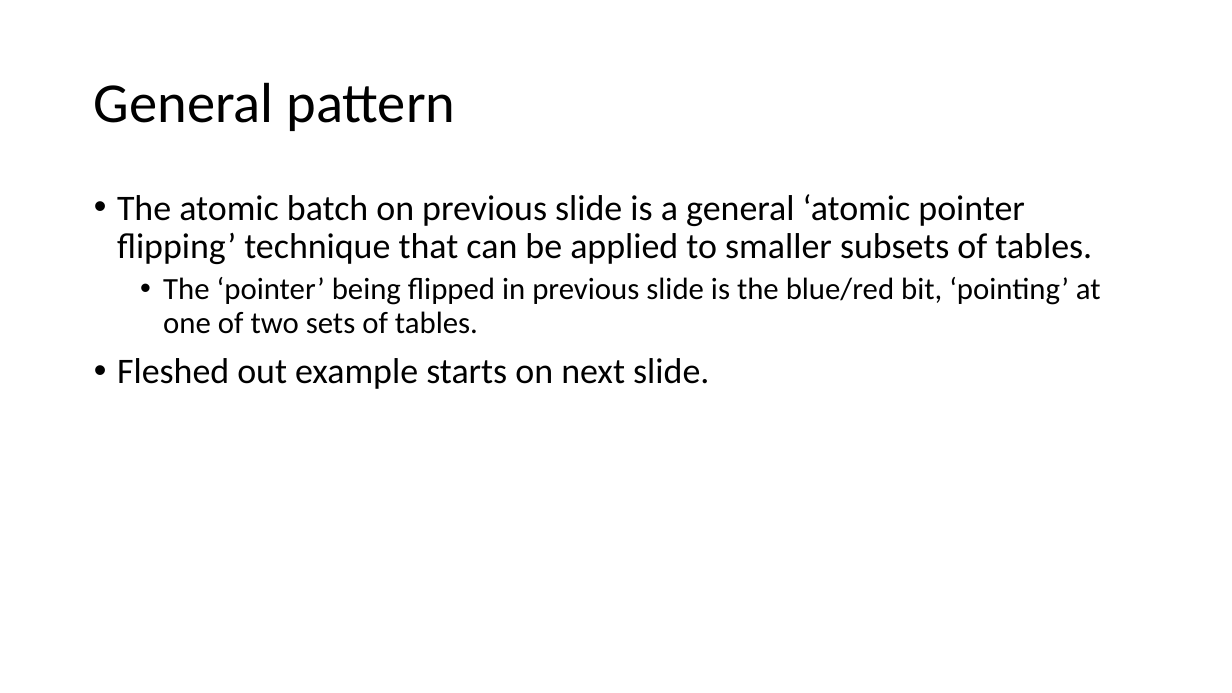
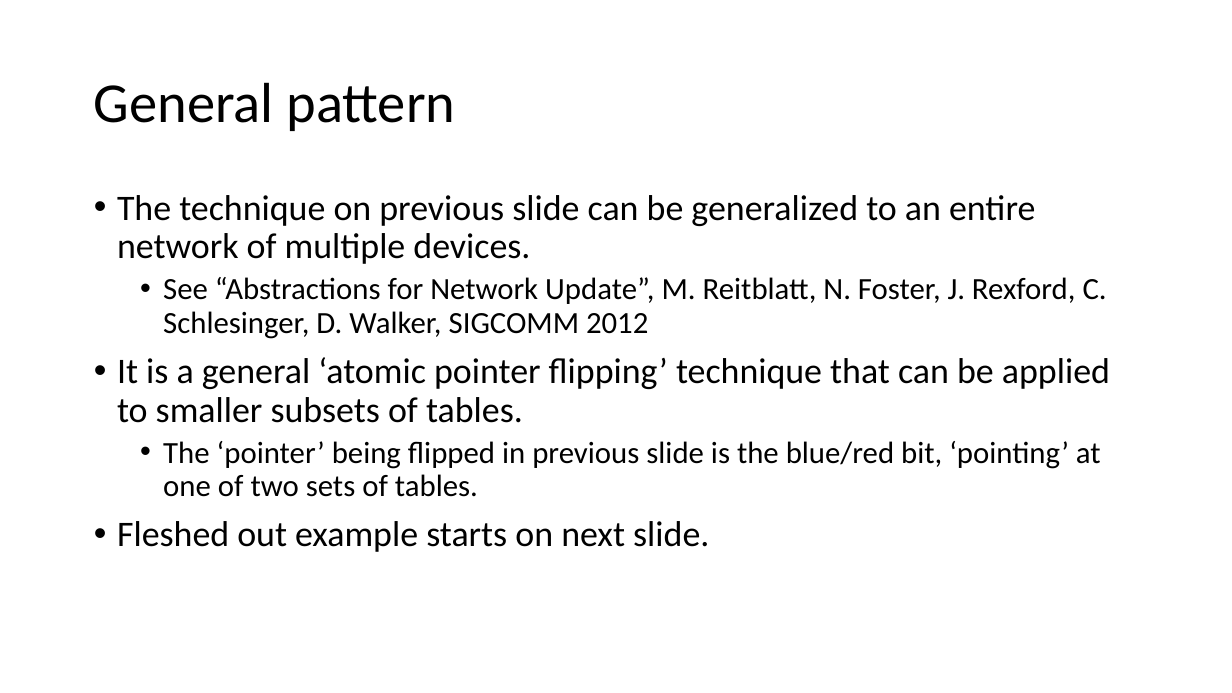
Before and after one commit to jafingerhut/p4-guide, a slide deck: slide 10 of docs/p4runtime api batch operations.pptx. Drawn at 1232x693 pixels with LibreOffice and Linux fonts; fonts in the diff are those of the drawing. Boxes give left, top, right and bottom in pixels: in the first picture for what was removed or moved away, otherwise in the second. Text is boxed around its words. In the diff, an @@ line names an element or a change of style, - is before the commit and + after.

Commit message:
Added to P4Runtime batch operation slides a cite of "Abstractions for Network Update" paper

```diff
--- a/docs/p4runtime api batch operations.pptx
+++ b/docs/p4runtime api batch operations.pptx
@@ text at [117,195,1110,423]: text changed @@
-• The atomic batch on previous slide is a general ‘atomic pointer flipping’ technique that can be applied to smaller subsets of tables.
+• The technique on previous slide can be generalized to an entire network of multiple devices.
+  • See “Abstractions for Network Update”, M. Reitblatt, N. Foster, J. Rexford, C. Schlesinger, D. Walker, SIGCOMM 2012
+• It is a general ‘atomic pointer flipping’ technique that can be applied to smaller subsets of tables.
```
